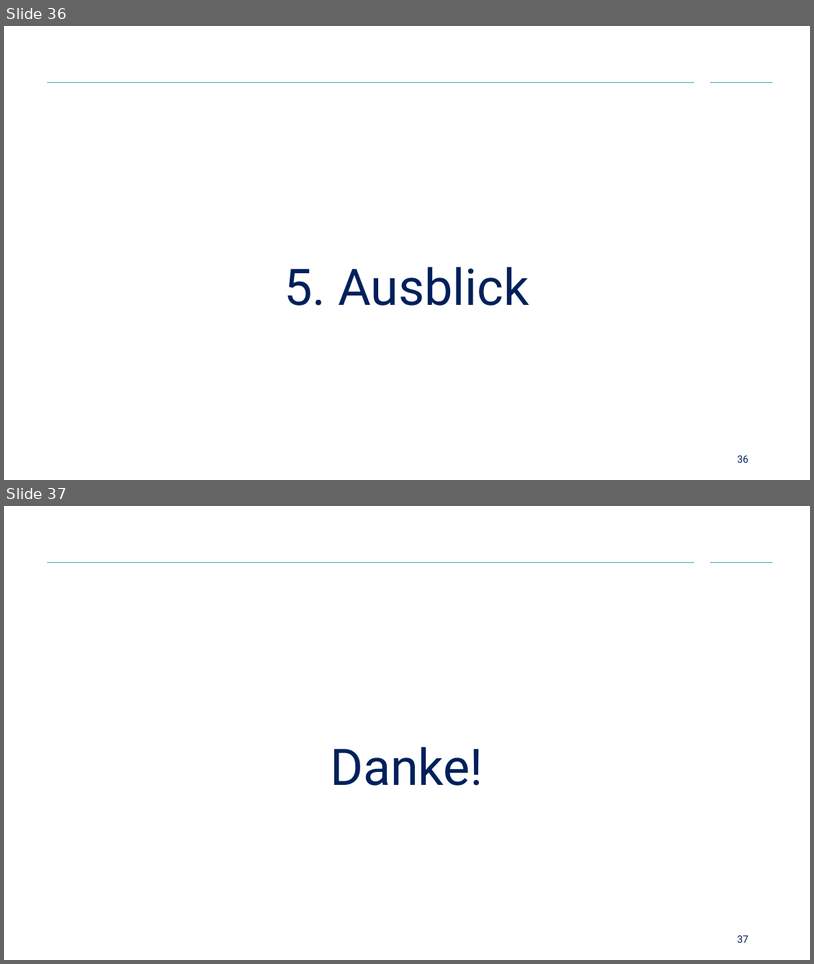
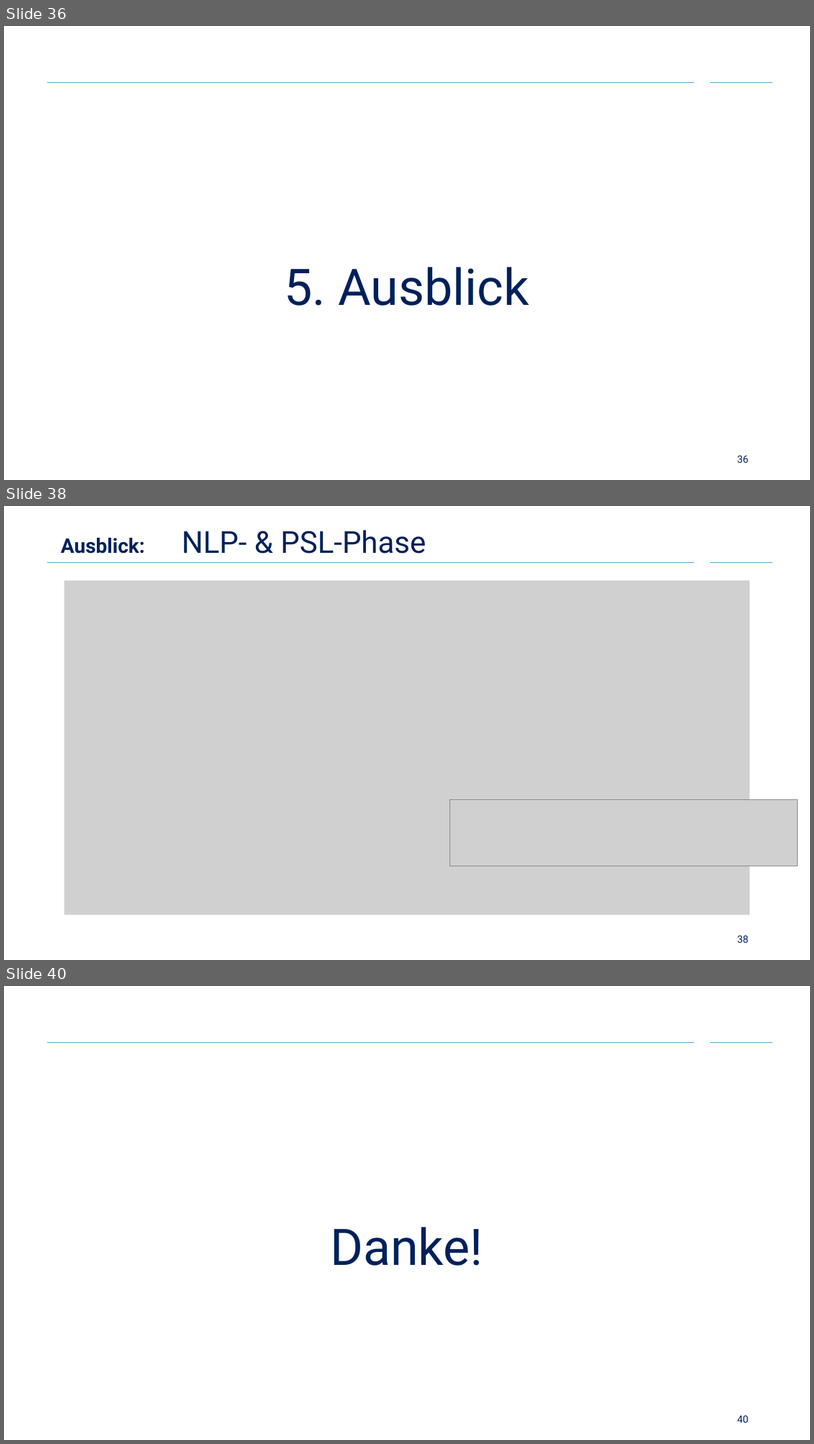
Before and after one commit to Cortys/bachelor-thesis, a slide deck: presentation/presentation.pptx. Shown one above the other, each under a label of ours: slides 36 and 37 before the commit, slides 36, 38 and 40 after it; the slides between them are not shown. The pictures are 814x964 and 814x1444 pixels, drawn with LibreOffice and Linux fonts; fonts in the diff are those of the drawing; grey boxes stand for pictures; background and template pictures are left out. Boxes give left, top, right and bottom in pixels: in the first picture for what was removed or moved away, otherwise in the second. Text is boxed around its words. In the diff, an @@ line names an element or a change of style, - is before the commit and + after.

```diff
--- a/presentation/presentation.pptx
+++ b/presentation/presentation.pptx
@@ slide 38 added at <box>4,506,810,960</box>, background #FFFFFF; not listed: 2 template elements that a slide beside it also shows @@
@@ title added at <box>61,530,426,554</box>, 36 pt, text #00205B @@
+Ausblick: NLP- & PSL-Phase
@@ picture added at <box>64,580,751,915</box> @@
@@ picture added at <box>450,800,798,865</box> @@
@@ page number added at <box>738,935,749,942</box>, 12 pt, text #00205B @@
+38
@@ what was slide 37 is now slide 40 @@
@@ page number at <box>738,1415,749,1422</box>: text changed @@
-37
+40
```
Also in this commit, not shown: 1 slide changed, 2 other slides added, 1 other file.
